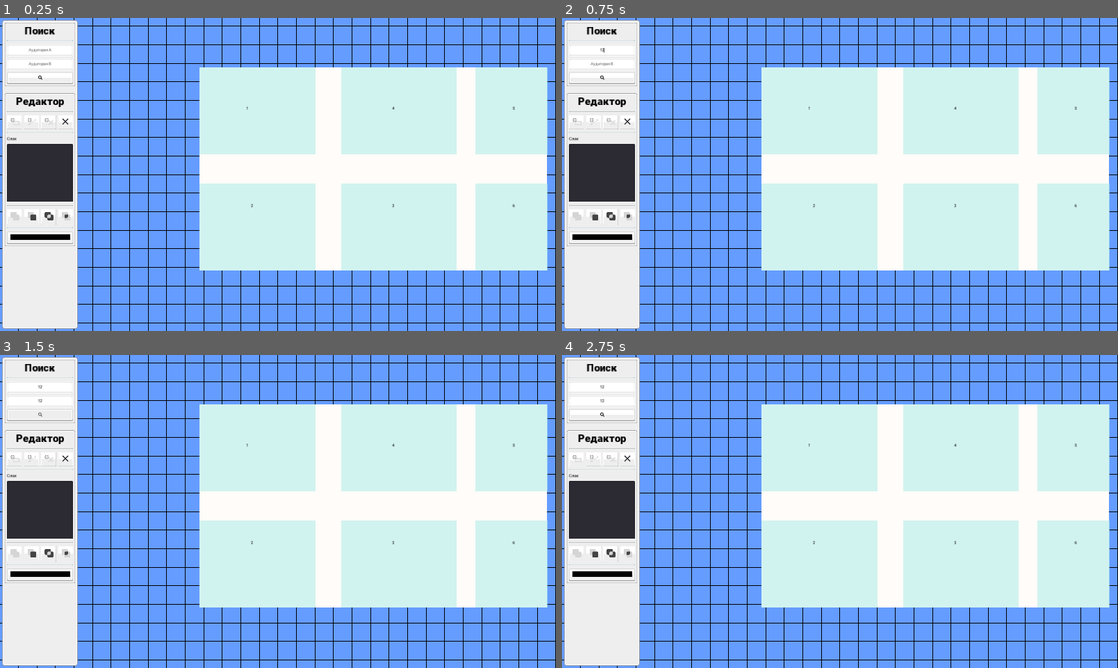
Above: before the commit, frames 1-4 (two rows, left to right).
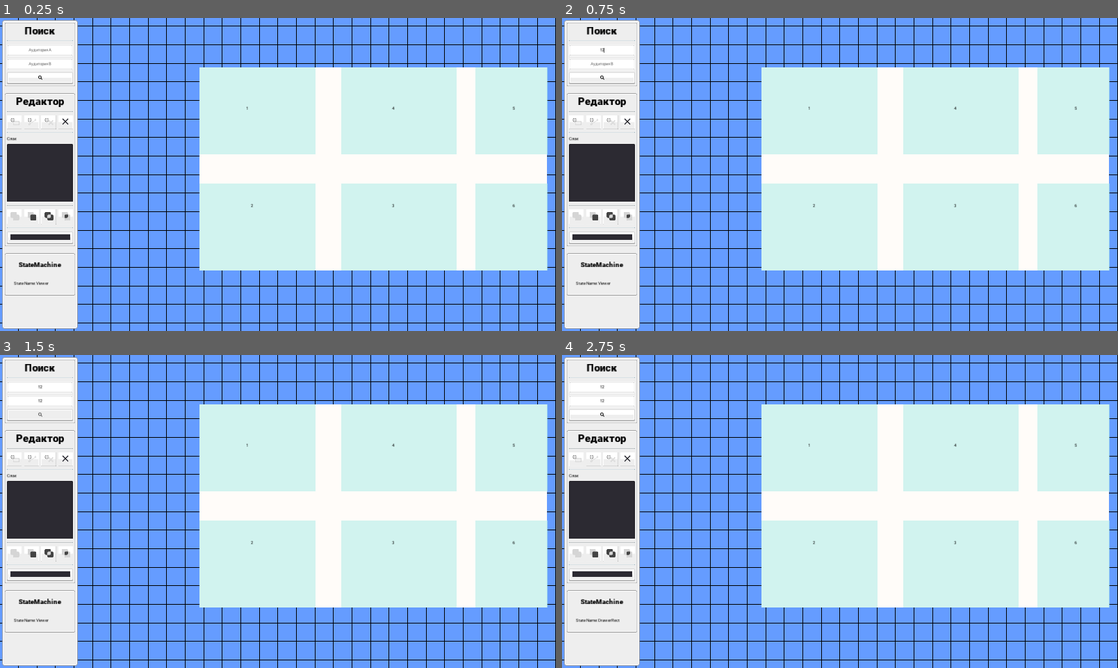
Above: after the commit, the same moments.

Repository: nikolai-in/MapDemo
Game: Godot game, scene res://src/Main/Main.tscn
The game is run twice, just before and just after one commit, with the same random seed, the same clock (stepped at 60 frames per second) and the same inputs.
Inputs (mouse positions are in pixels of both pictures, inside the frame that each line leads up to):
- Up to frame 1 (0.25 s): no input
- Up to frame 2 (0.75 s): click (600, 49) at 0.52 s; type "12" at 0.6 s
- Up to frame 3 (1.5 s): click (38, 401) at 0.75 s; type "12" at 0.83 s; click "" at 1.25 s
- Up to frame 4 (2.75 s): click (578, 458) at 2 s

The runs differ from the first frame. In frame 1, 0.4% of the frame differs, in the area x 0-14%, y 69-89%; in frame 2, 0.4%; in frame 3, 0.4%; in frame 4, 0.4%.

Commit message:
:poop: Add States

Diff:
--- a/app/assets/theme/kenneyUI.tres
+++ b/app/assets/theme/kenneyUI.tres
@@ -264,6 +264,7 @@
 OptionButton/styles/normal = null
 OptionButton/styles/pressed = null
 Panel/styles/panel = SubResource( 19 )
+PanelContainer/styles/panel = SubResource( 19 )
 PopupMenu/colors/font_color = Color( 0, 0, 0, 1 )
 PopupMenu/colors/font_color_accel = Color( 0.701961, 0.701961, 0.701961, 0.8 )
 PopupMenu/colors/font_color_disabled = Color( 0.4, 0.4, 0.4, 0.8 )
--- /dev/null
+++ b/app/src/Main/DrawerLine.gd
@@ -0,0 +1 @@
+extends State
--- /dev/null
+++ b/app/src/Main/DrawerPoint.gd
@@ -0,0 +1 @@
+extends State
--- /dev/null
+++ b/app/src/Main/DrawerRect.gd
@@ -0,0 +1,17 @@
+extends State
+
+
+func unhandled_input(event: InputEvent) -> void:
+	pass
+
+
+func physics_process(delta: float) -> void:
+	pass
+
+
+func enter(msg: Dictionary = {}) -> void:
+	pass
+
+
+func exit() -> void:
+	pass
--- /dev/null
+++ b/app/src/Main/Editor.gd
@@ -0,0 +1,17 @@
+extends State
+
+
+func unhandled_input(event: InputEvent) -> void:
+	pass
+
+
+func physics_process(delta: float) -> void:
+	pass
+
+
+func enter(msg: Dictionary = {}) -> void:
+	pass
+
+
+func exit() -> void:
+	pass
--- a/app/src/Main/Main.tscn
+++ b/app/src/Main/Main.tscn
@@ -1,9 +1,16 @@
-[gd_scene load_steps=5 format=2]
+[gd_scene load_steps=12 format=2]
 
 [ext_resource path="res://src/PanningCamera2D/PanningCamera2D.tscn" type="PackedScene" id=1]
 [ext_resource path="res://src/Grid/Grid.tscn" type="PackedScene" id=2]
 [ext_resource path="res://src/UI/UI.tscn" type="PackedScene" id=3]
 [ext_resource path="res://src/Demo/Demo.tscn" type="PackedScene" id=4]
+[ext_resource path="res://src/Main/Editor.gd" type="Script" id=5]
+[ext_resource path="res://src/Main/StateMachine/StateMachine.gd" type="Script" id=6]
+[ext_resource path="res://src/Main/StateMachine/Viewer.gd" type="Script" id=7]
+[ext_resource path="res://src/Main/DrawerRect.gd" type="Script" id=8]
+[ext_resource path="res://src/Main/Selection.gd" type="Script" id=9]
+[ext_resource path="res://src/Main/DrawerLine.gd" type="Script" id=10]
+[ext_resource path="res://src/Main/DrawerPoint.gd" type="Script" id=11]
 
 [node name="Main" type="Node2D"]
 
@@ -16,3 +23,97 @@
 [node name="PanningCamera2D" parent="." instance=ExtResource( 1 )]
 
 [node name="UI" parent="." instance=ExtResource( 3 )]
+
+[node name="Panel" parent="UI/Sidebar/Column/Search" index="0"]
+margin_bottom = 227.0
+
+[node name="Margin" parent="UI/Sidebar/Column/Search" index="1"]
+margin_bottom = 227.0
+
+[node name="Column" parent="UI/Sidebar/Column/Search/Margin" index="0"]
+margin_bottom = 211.0
+
+[node name="From" parent="UI/Sidebar/Column/Search/Margin/Column" index="2"]
+margin_bottom = 107.434
+
+[node name="To" parent="UI/Sidebar/Column/Search/Margin/Column" index="3"]
+margin_top = 115.0
+margin_bottom = 155.434
+
+[node name="Button" parent="UI/Sidebar/Column/Search/Margin/Column" index="4"]
+margin_top = 163.0
+margin_bottom = 203.251
+
+[node name="Layers" parent="UI/Sidebar/Column/Editor/Margin/Column" index="4"]
+margin_bottom = 367.0
+
+[node name="Sep3" parent="UI/Sidebar/Column/Editor/Margin/Column" index="5"]
+margin_top = 375.0
+margin_bottom = 383.0
+
+[node name="Bools" parent="UI/Sidebar/Column/Editor/Margin/Column" index="6"]
+margin_top = 391.0
+margin_bottom = 445.0
+
+[node name="Sep4" parent="UI/Sidebar/Column/Editor/Margin/Column" index="7"]
+margin_top = 453.0
+margin_bottom = 461.0
+
+[node name="ColorPickerButton" parent="UI/Sidebar/Column/Editor/Margin/Column" index="8"]
+margin_top = 469.0
+margin_bottom = 512.251
+
+[node name="DebugPanel" parent="UI/Sidebar/Column" index="2"]
+margin_left = 0.0
+margin_bottom = 937.64
+
+[node name="DebugPanel" parent="UI/Sidebar/Column/DebugPanel" index="0"]
+margin_right = 252.0
+reference_path = NodePath("../../../../../StateMachine")
+properties = PoolStringArray( "_state_name" )
+
+[node name="VBoxContainer" parent="UI/Sidebar/Column/DebugPanel/DebugPanel" index="0"]
+margin_right = 230.653
+
+[node name="ReferenceName" parent="UI/Sidebar/Column/DebugPanel/DebugPanel/VBoxContainer" index="0"]
+margin_right = 218.0
+
+[node name="MarginContainer" parent="UI/Sidebar/Column/DebugPanel/DebugPanel/VBoxContainer" index="1"]
+margin_right = 218.0
+
+[node name="VBoxContainer" parent="UI/Sidebar/Column/DebugPanel/DebugPanel/VBoxContainer/MarginContainer" index="0"]
+margin_right = 198.0
+
+[node name="StateMachine" type="Node" parent="."]
+script = ExtResource( 6 )
+initial_state = NodePath("Viewer")
+
+[node name="Viewer" type="Node" parent="StateMachine"]
+script = ExtResource( 7 )
+tools_path = NodePath("../../UI/Sidebar/Column/Editor/Margin/Column/Tools")
+
+[node name="Editor" type="Node" parent="StateMachine"]
+script = ExtResource( 5 )
+
+[node name="DrawerRect" type="Node" parent="StateMachine/Editor"]
+script = ExtResource( 8 )
+
+[node name="DrawerLine" type="Node" parent="StateMachine/Editor"]
+script = ExtResource( 10 )
+
+[node name="DrawerPoint" type="Node" parent="StateMachine/Editor"]
+script = ExtResource( 11 )
+
+[node name="Selection" type="Node" parent="StateMachine"]
+script = ExtResource( 9 )
+
+[connection signal="toggled" from="UI/Sidebar/Column/Editor/Margin/Column/Tools/AddRect" to="StateMachine/Viewer" method="_on_AddRect_toggled"]
+[connection signal="toggled" from="UI/Sidebar/Column/Editor/Margin/Column/Tools/AddLine" to="StateMachine/Viewer" method="_on_AddLine_toggled"]
+[connection signal="toggled" from="UI/Sidebar/Column/Editor/Margin/Column/Tools/AddPoint" to="StateMachine/Viewer" method="_on_AddPoint_toggled"]
+
+[editable path="UI"]
+[editable path="UI/Sidebar"]
+[editable path="UI/Sidebar/Column/Search"]
+[editable path="UI/Sidebar/Column/Editor"]
+[editable path="UI/Sidebar/Column/Editor/Margin/Column/Tools"]
+[editable path="UI/Sidebar/Column/DebugPanel"]
--- /dev/null
+++ b/app/src/Main/Selection.gd
@@ -0,0 +1 @@
+extends State
--- /dev/null
+++ b/app/src/Main/StateMachine/Viewer.gd
@@ -0,0 +1,44 @@
+extends State
+
+export var tools_path : NodePath
+
+onready var AddRect : Button = get_node(str(tools_path) + "/AddRect")
+onready var AddLine : Button = get_node(str(tools_path) + "/AddLine")
+onready var AddPoint : Button = get_node(str(tools_path) + "/AddPoint")
+
+
+func unhandled_input(event: InputEvent) -> void:
+	pass
+
+
+func physics_process(delta: float) -> void:
+	pass
+
+
+func enter(msg: Dictionary = {}) -> void:
+	pass
+
+
+func exit() -> void:
+	pass
+
+
+func _on_AddRect_toggled(button_pressed: bool) -> void:
+	if button_pressed:
+		_state_machine.transition_to("Editor/DrawerRect")
+	elif !AddLine.pressed && !AddPoint.pressed:
+		_state_machine.transition_to("Viewer")
+
+
+func _on_AddLine_toggled(button_pressed: bool) -> void:
+	if button_pressed:
+		_state_machine.transition_to("Editor/DrawerLine")
+	elif !AddRect.pressed && !AddPoint.pressed:
+		_state_machine.transition_to("Viewer")
+
+
+func _on_AddPoint_toggled(button_pressed: bool) -> void:
+	if button_pressed:
+		_state_machine.transition_to("Editor/DrawerPoint")
+	elif !AddLine.pressed && !AddRect.pressed:
+		_state_machine.transition_to("Viewer")
--- a/app/src/UI/Editor/Editor.tscn
+++ b/app/src/UI/Editor/Editor.tscn
@@ -1,11 +1,8 @@
-[gd_scene load_steps=11 format=2]
+[gd_scene load_steps=8 format=2]
 
 [ext_resource path="res://assets/theme/font_big.tres" type="DynamicFont" id=1]
-[ext_resource path="res://assets/icons/add_line.svg" type="Texture" id=2]
-[ext_resource path="res://assets/icons/add_point.svg" type="Texture" id=3]
-[ext_resource path="res://assets/icons/del.svg" type="Texture" id=4]
+[ext_resource path="res://src/UI/Editor/Tools/Tools.tscn" type="PackedScene" id=2]
 [ext_resource path="res://assets/icons/exclude.svg" type="Texture" id=5]
-[ext_resource path="res://assets/icons/add_rect.svg" type="Texture" id=6]
 [ext_resource path="res://assets/icons/unite.svg" type="Texture" id=7]
 [ext_resource path="res://assets/icons/intersect.svg" type="Texture" id=8]
 [ext_resource path="res://assets/icons/subtract.svg" type="Texture" id=9]
@@ -48,40 +45,7 @@
 margin_right = 228.0
 margin_bottom = 59.0
 
-[node name="Tools" type="HBoxContainer" parent="Margin/Column"]
-margin_top = 67.0
-margin_right = 228.0
-margin_bottom = 116.0
-
-[node name="AddRect" type="Button" parent="Margin/Column/Tools"]
-margin_right = 51.3241
-margin_bottom = 49.251
-size_flags_horizontal = 3
-toggle_mode = true
-icon = ExtResource( 6 )
-
-[node name="AddLine" type="Button" parent="Margin/Column/Tools"]
-margin_left = 59.0
-margin_right = 110.324
-margin_bottom = 49.251
-size_flags_horizontal = 3
-toggle_mode = true
-icon = ExtResource( 2 )
-
-[node name="AddPoint" type="Button" parent="Margin/Column/Tools"]
-margin_left = 118.0
-margin_right = 169.324
-margin_bottom = 49.251
-size_flags_horizontal = 3
-toggle_mode = true
-icon = ExtResource( 3 )
-
-[node name="Del" type="Button" parent="Margin/Column/Tools"]
-margin_left = 177.0
-margin_right = 228.0
-margin_bottom = 49.251
-size_flags_horizontal = 3
-icon = ExtResource( 4 )
+[node name="Tools" parent="Margin/Column" instance=ExtResource( 2 )]
 
 [node name="Sep2" type="HSeparator" parent="Margin/Column"]
 margin_top = 124.0
@@ -136,3 +100,4 @@
 margin_top = 475.0
 margin_right = 228.0
 margin_bottom = 512.0
+color = Color( 0.172549, 0.164706, 0.196078, 1 )
--- /dev/null
+++ b/app/src/UI/Editor/Tools/AddLine.gd
@@ -0,0 +1,10 @@
+extends Button
+
+
+func _ready() -> void:
+	pass
+
+
+func _on_tool_toggled(button_pressed: bool) -> void:
+	if button_pressed:
+		pressed = false
--- /dev/null
+++ b/app/src/UI/Editor/Tools/AddPoint.gd
@@ -0,0 +1,10 @@
+extends Button
+
+
+func _ready() -> void:
+	pass
+
+
+func _on_tool_toggled(button_pressed: bool) -> void:
+	if button_pressed:
+		pressed = false
--- /dev/null
+++ b/app/src/UI/Editor/Tools/AddRect.gd
@@ -0,0 +1,10 @@
+extends Button
+
+
+func _ready() -> void:
+	pass
+
+
+func _on_tool_toggled(button_pressed: bool) -> void:
+	if button_pressed:
+		pressed = false
--- /dev/null
+++ b/app/src/UI/Editor/Tools/Tools.tscn
@@ -0,0 +1,54 @@
+[gd_scene load_steps=8 format=2]
+
+[ext_resource path="res://assets/icons/add_line.svg" type="Texture" id=1]
+[ext_resource path="res://assets/icons/add_point.svg" type="Texture" id=2]
+[ext_resource path="res://assets/icons/del.svg" type="Texture" id=3]
+[ext_resource path="res://assets/icons/add_rect.svg" type="Texture" id=4]
+[ext_resource path="res://src/UI/Editor/Tools/AddRect.gd" type="Script" id=5]
+[ext_resource path="res://src/UI/Editor/Tools/AddLine.gd" type="Script" id=6]
+[ext_resource path="res://src/UI/Editor/Tools/AddPoint.gd" type="Script" id=7]
+
+[node name="Tools" type="HBoxContainer"]
+margin_top = 67.0
+margin_right = 228.0
+margin_bottom = 116.0
+
+[node name="AddRect" type="Button" parent="."]
+margin_right = 51.3241
+margin_bottom = 49.251
+size_flags_horizontal = 3
+toggle_mode = true
+icon = ExtResource( 4 )
+script = ExtResource( 5 )
+
+[node name="AddLine" type="Button" parent="."]
+margin_left = 59.0
+margin_right = 110.324
+margin_bottom = 49.251
+size_flags_horizontal = 3
+toggle_mode = true
+icon = ExtResource( 1 )
+script = ExtResource( 6 )
+
+[node name="AddPoint" type="Button" parent="."]
+margin_left = 118.0
+margin_right = 169.324
+margin_bottom = 49.251
+size_flags_horizontal = 3
+toggle_mode = true
+icon = ExtResource( 2 )
+script = ExtResource( 7 )
+
+[node name="Del" type="Button" parent="."]
+margin_left = 177.0
+margin_right = 228.0
+margin_bottom = 49.251
+size_flags_horizontal = 3
+icon = ExtResource( 3 )
+
+[connection signal="toggled" from="AddRect" to="AddLine" method="_on_tool_toggled"]
+[connection signal="toggled" from="AddRect" to="AddPoint" method="_on_tool_toggled"]
+[connection signal="toggled" from="AddLine" to="AddRect" method="_on_tool_toggled"]
+[connection signal="toggled" from="AddLine" to="AddPoint" method="_on_tool_toggled"]
+[connection signal="toggled" from="AddPoint" to="AddRect" method="_on_tool_toggled"]
+[connection signal="toggled" from="AddPoint" to="AddLine" method="_on_tool_toggled"]
--- a/app/src/UI/Sidebar/Sidebar.tscn
+++ b/app/src/UI/Sidebar/Sidebar.tscn
@@ -1,8 +1,9 @@
-[gd_scene load_steps=4 format=2]
+[gd_scene load_steps=5 format=2]
 
 [ext_resource path="res://assets/theme/kenneyUI.tres" type="Theme" id=1]
 [ext_resource path="res://src/UI/Search/Search.tscn" type="PackedScene" id=2]
 [ext_resource path="res://src/UI/Editor/Editor.tscn" type="PackedScene" id=3]
+[ext_resource path="res://src/UI/debug/DebugPanel.tscn" type="PackedScene" id=4]
 
 [node name="Sidebar" type="MarginContainer"]
 anchor_bottom = 1.0
@@ -12,18 +13,22 @@
 [node name="Panel" type="Panel" parent="."]
 margin_left = 8.0
 margin_top = 8.0
-margin_right = 344.0
+margin_right = 268.0
 margin_bottom = 1072.0
 
 [node name="Column" type="VBoxContainer" parent="."]
 margin_left = 8.0
 margin_top = 8.0
-margin_right = 344.0
+margin_right = 268.0
 margin_bottom = 1072.0
 
 [node name="Search" parent="Column" instance=ExtResource( 2 )]
-margin_right = 336.0
 
 [node name="Editor" parent="Column" instance=ExtResource( 3 )]
-margin_right = 336.0
-margin_bottom = 1048.0
+margin_bottom = 787.0
+
+[node name="DebugPanel" parent="Column" instance=ExtResource( 4 )]
+margin_left = 0.0
+margin_top = 795.0
+margin_right = 260.0
+margin_bottom = 937.64
--- /dev/null
+++ b/app/src/UI/debug/DebugDock.gd
@@ -0,0 +1,9 @@
+extends MarginContainer
+"""
+Contains UI widgets that display debug info about the game world
+"""
+
+func _gui_input(event: InputEvent) -> void:
+	if event.is_action_pressed('toggle_debug_menu'):
+		visible = not visible
+		accept_event()
--- /dev/null
+++ b/app/src/UI/debug/DebugPanel.gd
@@ -0,0 +1,81 @@
+tool
+extends Control
+"""
+Displays the values of properties of a given node
+You can directly change the `properties` property to display multiple values from the `reference` node
+E.g. properties = PoolStringArray(['speed', 'position', 'modulate'])
+"""
+
+onready var _container: VBoxContainer = $VBoxContainer/MarginContainer/VBoxContainer
+onready var _title: Label = $VBoxContainer/ReferenceName
+
+onready var reference: Node = get_node(reference_path) setget set_reference
+
+export var reference_path: NodePath
+export var properties: PoolStringArray setget set_properties
+
+
+func _ready() -> void:
+	if not reference:
+		return
+	_setup()
+
+
+func _process(delta) -> void:
+	_update()
+
+
+func _setup() -> void:
+	_clear()
+	_title.text = reference.name
+	for property in properties:
+		track(property)
+
+
+func _get_configuration_warning() -> String:
+	return "" if not reference_path.is_empty() else "Reference Path should not be empty."
+
+
+func track(property: String) -> void:
+	var label: = Label.new()
+	label.autowrap = true
+	label.name = property.capitalize()
+	_container.add_child(label)
+	if not property in properties:
+		properties.append(property)
+
+
+func _clear() -> void:
+	for property_label in _container.get_children():
+		property_label.queue_free()
+
+
+func _update() -> void:
+	if Engine.editor_hint:
+		return
+	var search_array: Array = properties
+	for property in properties:
+		var label: Label = _container.get_child(search_array.find(property))
+		var value = reference.get(property)
+
+		var text: = ""
+		if value is Vector2:
+			text = "(%01d %01d)" % [value.x, value.y]
+		else:
+			text = str(value)
+		label.text = "%s: %s" % [property.capitalize(), text]
+
+
+func set_properties(value: PoolStringArray) -> void:
+	properties = value
+	if not reference:
+		return
+	_setup()
+
+
+func set_reference(value: Node) -> void:
+	reference = value
+	if reference:
+		_setup()
+	else:
+		_title.text = get_class()
--- /dev/null
+++ b/app/src/UI/debug/DebugPanel.tscn
@@ -0,0 +1,57 @@
+[gd_scene load_steps=4 format=2]
+
+[ext_resource path="res://assets/theme/Roboto-Black.ttf" type="DynamicFontData" id=1]
+[ext_resource path="res://src/UI/debug/DebugPanel.gd" type="Script" id=2]
+
+[sub_resource type="DynamicFont" id=1]
+size = 24
+use_mipmaps = true
+use_filter = true
+font_data = ExtResource( 1 )
+
+[node name="MarginContainer" type="MarginContainer"]
+margin_left = 12.3202
+margin_top = 13.3469
+margin_right = 276.653
+margin_bottom = 115.347
+
+[node name="DebugPanel" type="PanelContainer" parent="."]
+margin_left = 8.0
+margin_top = 8.0
+margin_right = 256.0
+margin_bottom = 134.64
+script = ExtResource( 2 )
+
+[node name="VBoxContainer" type="VBoxContainer" parent="DebugPanel"]
+margin_left = 12.3202
+margin_top = 13.3469
+margin_right = 234.653
+margin_bottom = 115.347
+
+[node name="ReferenceName" type="Label" parent="DebugPanel/VBoxContainer"]
+margin_right = 222.0
+margin_bottom = 54.0
+rect_min_size = Vector2( 0, 54 )
+custom_fonts/font = SubResource( 1 )
+text = "DebugPanel"
+align = 1
+valign = 1
+
+[node name="MarginContainer" type="MarginContainer" parent="DebugPanel/VBoxContainer"]
+margin_top = 62.0
+margin_right = 222.0
+margin_bottom = 102.0
+size_flags_horizontal = 3
+size_flags_vertical = 3
+custom_constants/margin_right = 20
+custom_constants/margin_top = 20
+custom_constants/margin_left = 20
+custom_constants/margin_bottom = 20
+
+[node name="VBoxContainer" type="VBoxContainer" parent="DebugPanel/VBoxContainer/MarginContainer"]
+margin_left = 20.0
+margin_top = 20.0
+margin_right = 202.0
+margin_bottom = 20.0
+size_flags_horizontal = 3
+size_flags_vertical = 3
